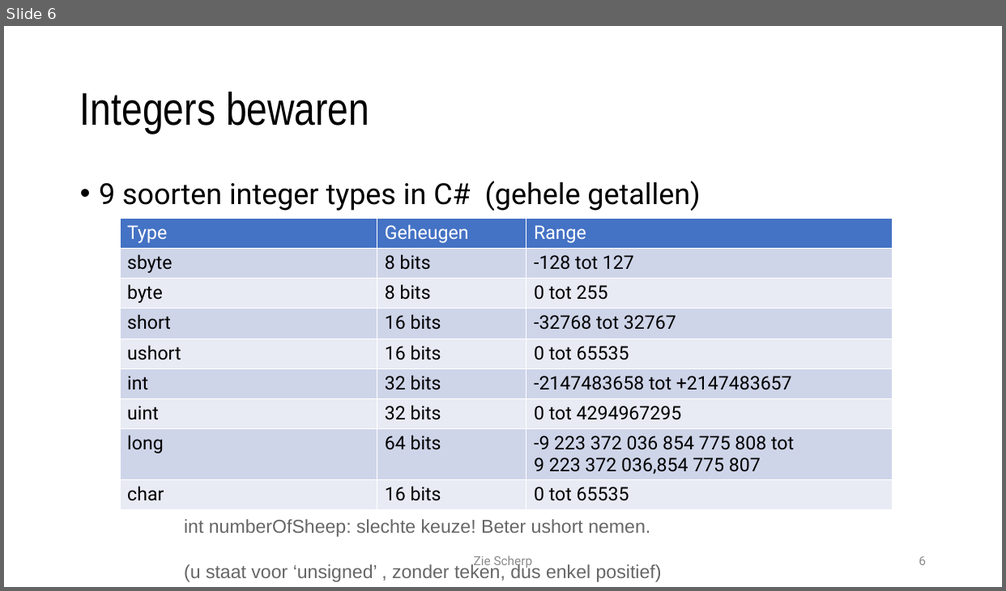
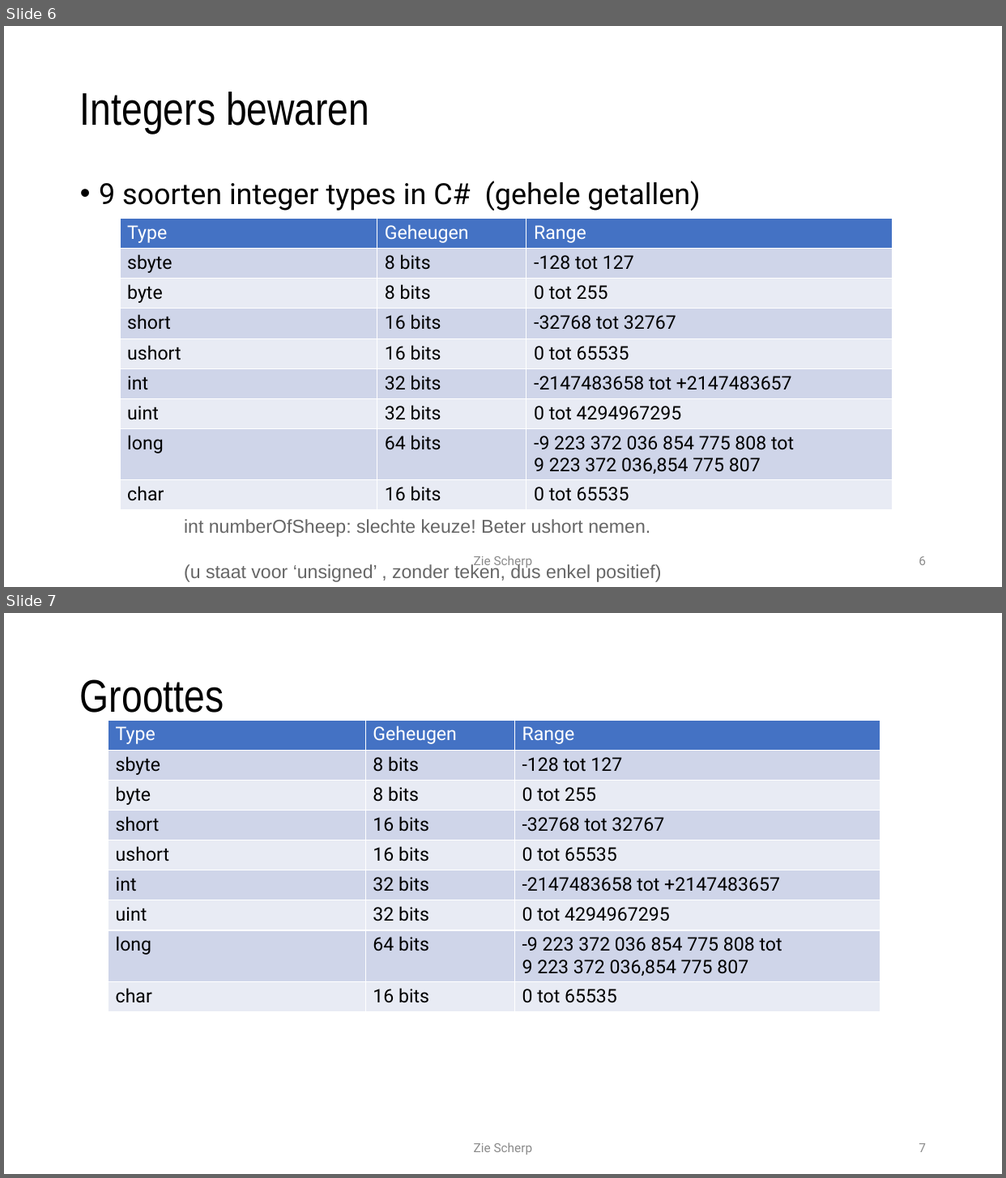
Before and after one commit to timdams/csharpbook, a slide deck: _SLIDES/2020/H2- De basiconcepten van cs/H2_2_Datatypes.pptx. Shown one above the other, each under a label of ours: slide 6 before the commit, slides 6 and 7 after it. The pictures are 1006x591 and 1006x1178 pixels, drawn with LibreOffice and Linux fonts; fonts in the diff are those of the drawing; background and template pictures are left out. Boxes give left, top, right and bottom in pixels: in the first picture for what was removed or moved away, otherwise in the second. Text is boxed around its words. In the diff, an @@ line names an element or a change of style, - is before the commit and + after.

```diff
--- a/_SLIDES/2020/H2- De basiconcepten van cs/H2_2_Datatypes.pptx
+++ b/_SLIDES/2020/H2- De basiconcepten van cs/H2_2_Datatypes.pptx
@@ slide 7 added at bbox=[4, 613, 1002, 1174], background #FFFFFF @@
@@ title added at bbox=[80, 679, 224, 713], 44 pt, text #000000 @@
+Groottes
@@ table added at bbox=[108, 720, 880, 1013], 9 rows, 3 columns @@
+Type | Geheugen | Range
+sbyte | 8 bits | -128 tot 127
+byte | 8 bits | 0 tot 255
+short | 16 bits | -32768 tot 32767
+ushort | 16 bits | 0 tot 65535
+int | 32 bits | -2147483658 tot +2147483657
+uint | 32 bits | 0 tot 4294967295
+long | 64 bits | -9 223 372 036 854 775 808 tot 9 223 372 036,854 775 807
+char | 16 bits | 0 tot 65535
@@ text added at bbox=[474, 1143, 533, 1155], 12 pt, text #8C8C8C @@
+Zie Scherp
@@ page number added at bbox=[918, 1144, 926, 1152], 12 pt, text #8C8C8C @@
+7
```
Also in this commit, not shown: 1 other slide added, 8 other files.
